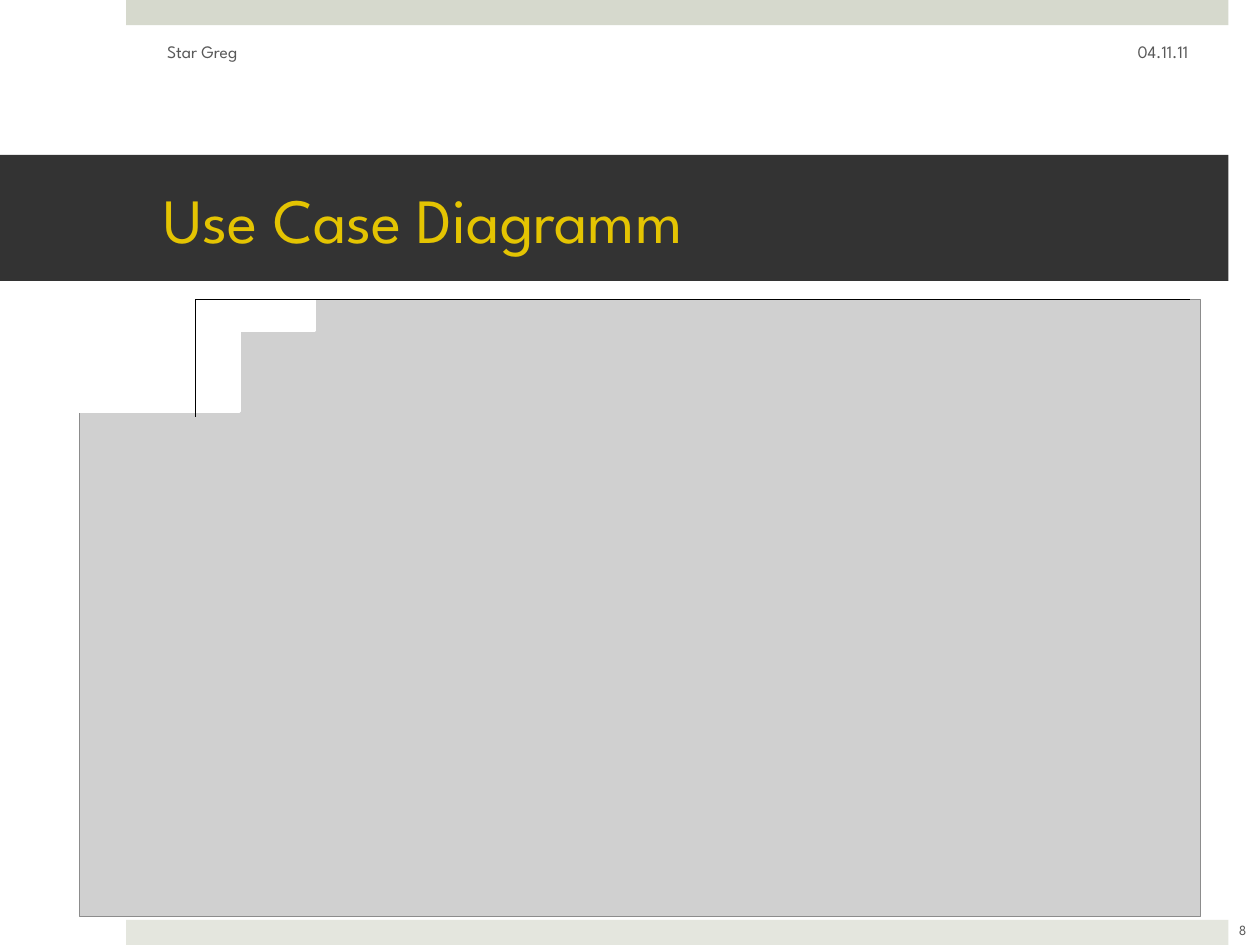
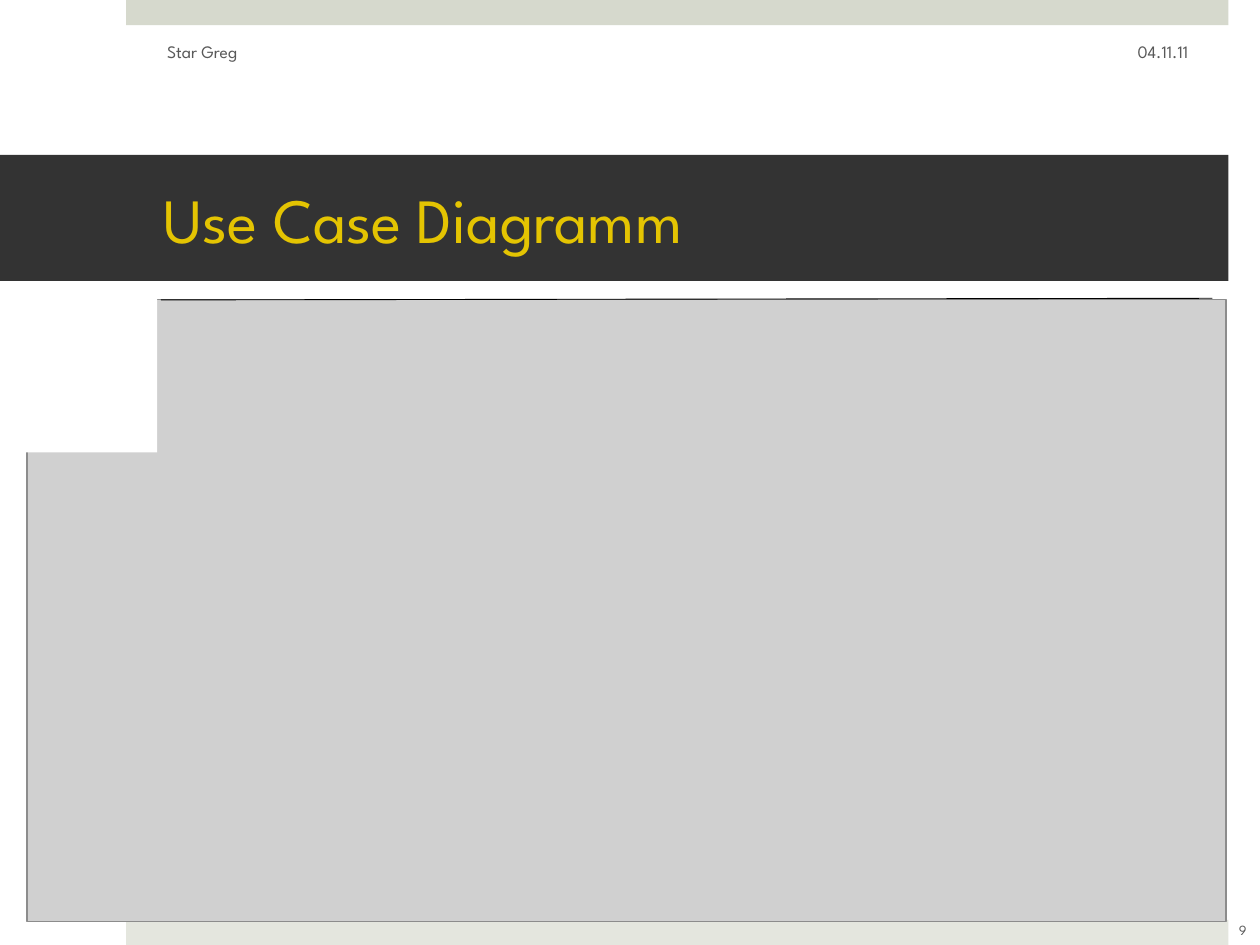
Before and after one commit to ftes/stargreg, a slide deck: slide 9 of 70 Praesentation/30 StarGreg Julia.pptx (slide 8 before the commit). Drawn at 1260x945 pixels with LibreOffice and Linux fonts; fonts in the diff are those of the drawing; grey boxes stand for pictures. Boxes give left, top, right and bottom in pixels: in the first picture for what was removed or moved away, otherwise in the second. Text is boxed around its words. In the diff, an @@ line names an element or a change of style, - is before the commit and + after.

```diff
--- a/70 Praesentation/30 StarGreg Julia.pptx
+++ b/70 Praesentation/30 StarGreg Julia.pptx
@@ rectangle added at box(24, 299, 156, 452), fill #FFFFFF @@
@@ line moved from (197, 300) - (1189, 300) to (1212, 299) - (161, 300) @@
@@ line (1212, 299) - (161, 300): stroke #000000 0 pt to #000000 0.5 pt @@
@@ picture: place and size @@
-picture at box(79, 300, 1201, 917)
+picture at box(26, 300, 1225, 922)
@@ line removed from (197, 300) to (197, 417) @@
@@ page number at box(1239, 925, 1247, 935): text changed @@
-8
+9
```
Also in this commit, not shown: 7 other slides changed, 1 slide added.
